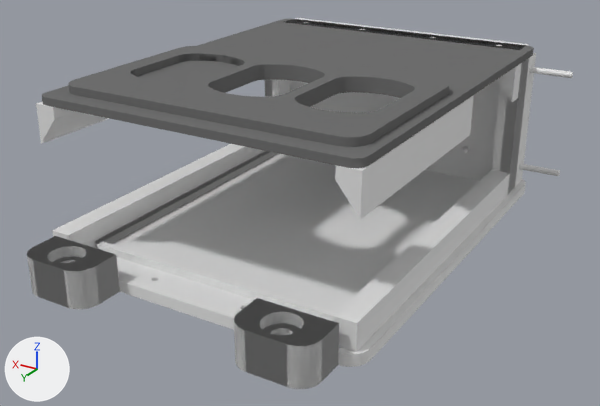
An edit to the Blender file spaceapi-tableau.blend, drawn before and after from the same camera.
Camera for both pictures: a camera (50 mm lens) standing at (-108.1, 165.0, 75.0) and looking at (-0.2, -14.9, -15.0). Arrows for +X, +Y and +Z are at lower left; the lights stay in place. The picture after the commit comes second. The same objects are shown in both versions, whatever each file hides.
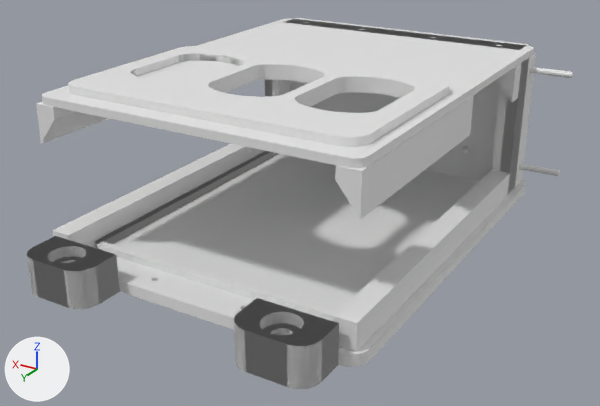
The change, as JSON lines over the scene's bpy script:
```json
{"op": "add", "block": "mat_silver", "code": ["mat_silver = principled_material('silver')", "mat_silver.base_color = (0.8, 0.8, 0.8)  # white #e7e7e7"]}
{"op": "add", "block": "mat_blackpla", "code": ["mat_blackpla = principled_material('blackPLA')", "mat_blackpla.base_color = (0.8, 0.8, 0.8)  # white #e7e7e7"]}
{"block": "me_cube_019", "where": "me_cube_019.from_pydata(...)  # 8 vertices, 6 faces; spans x -0.5..0.5, y -0.5..0.5, z -0.5..0.5"}
{"op": "add", "block": "me_cube_019", "code": "me_cube_019.materials.append(mat_blackpla)  # white #e7e7e7"}
{"block": "me_cube_024", "where": "me_cube_024.from_pydata(...)  # 280 vertices, 142 faces; spans x -45.0..45.0, y -80.0..36.0, z -21.0..21.0"}
{"op": "add", "block": "me_cube_024", "code": "me_cube_024.materials.append(mat_blackpla)  # white #e7e7e7"}
{"block": "me_cube_005", "where": "me_cube_005.from_pydata(...)  # 104 vertices, 54 faces; spans x -42.9..42.9, y -67.9..43.9, z -1.0..1.0"}
{"op": "remove", "block": "me_cube_005", "code": "me_cube_005.materials.append(mat_svgmat_001)  # grey #717171"}
{"op": "add", "block": "me_cube_005", "code": "me_cube_005.materials.append(mat_silver)  # white #e7e7e7"}
```

Boxes (x1, y1, x2, y2) around the edits, measured in the pictures (600 x 406 px):
```json
{"object": "box-lid", "change": "recoloured", "before": [42, 19, 534, 168], "after": [42, 19, 534, 168], "on screen": "grey to white"}
```
